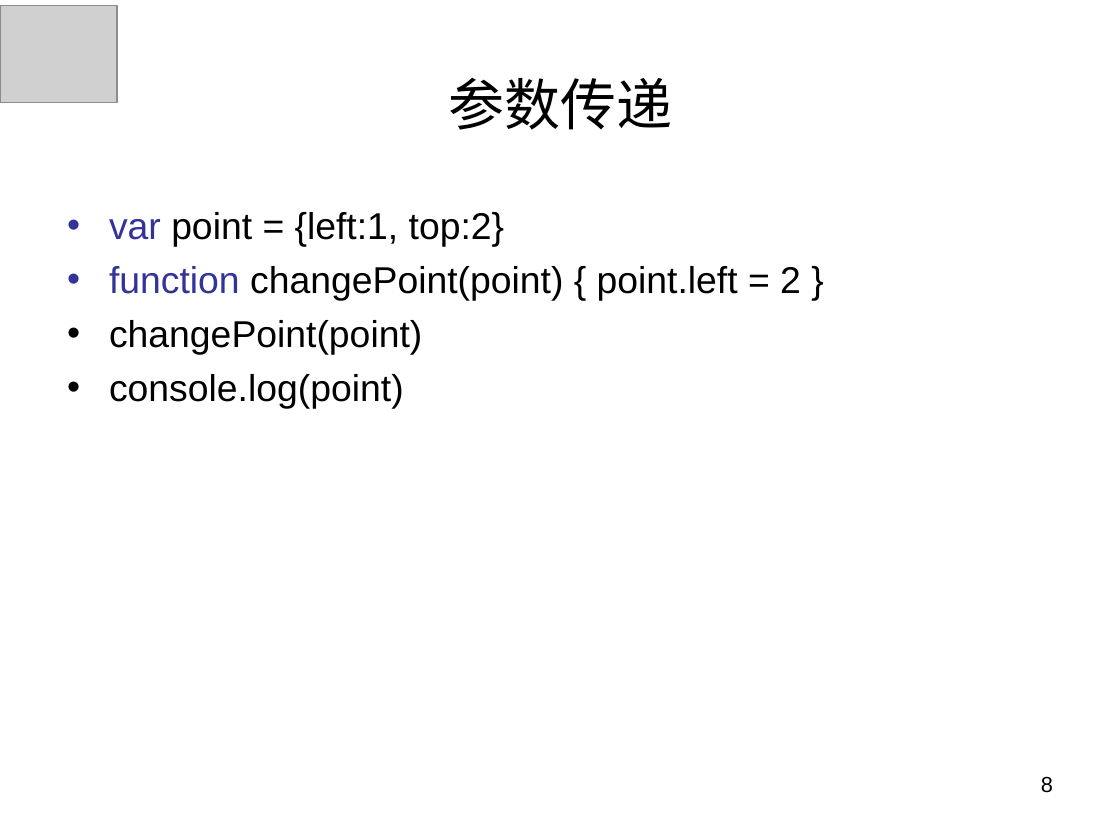
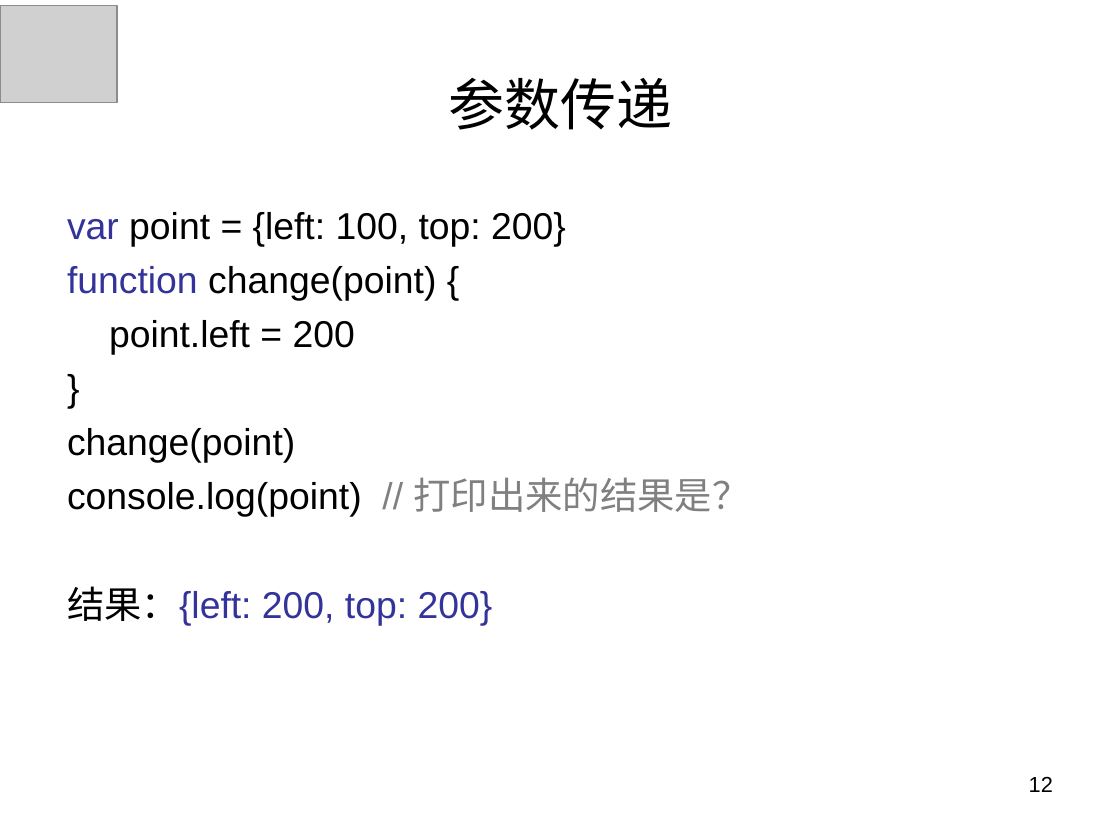
Before and after one commit to panxuepeng/javascript, a slide deck: slide 12 of ppt/第二天课程.ppt (slide 8 before the commit). Drawn at 1120x840 pixels with LibreOffice and Linux fonts; fonts in the diff are those of the drawing; grey boxes stand for pictures. Boxes give left, top, right and bottom in pixels: in the first picture for what was removed or moved away, otherwise in the second. Text is boxed around its words. In the diff, an @@ line names an element or a change of style, - is before the commit and + after.

```diff
--- a/ppt/第二天课程.ppt
+++ b/ppt/第二天课程.ppt
@@ text at [67, 212, 750, 626]: text changed @@
-• var point = {left:1, top:2}
-• function changePoint(point) { point.left = 2 }
-• changePoint(point)
-• console.log(point)
+var point = {left: 100, top: 200}
+function change(point) {
+point.left = 200
+}
+change(point)
+console.log(point) // 打印出来的结果是？
+结果：{left: 200, top: 200}
@@ page number at [1029, 776, 1053, 792]: text changed @@
-8
+12
```
Also in this commit, not shown: 31 other slides changed, 23 slides added, 5 slides removed, 8 other files.
